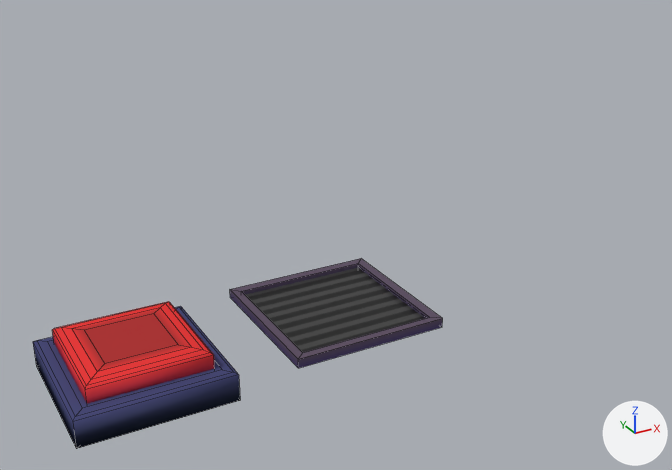
Before and after pictures for a commit that changed the Blender file ModelFiles/InteractableObjects.blend.
Camera for both pictures: a 50 mm camera at (-4.45, -9.98, 6.22) aimed at (1.08, 0.07, 1.19). The axes (+X, +Y, +Z) are drawn at lower right. The lights are the same throughout. Mesh edges are drawn as thin lines.

The older version as bpy lines, for what is in view:
```python
me_cube = bpy.data.meshes.new('Cube')
me_cube.from_pydata(...)  # 20 vertices, 18 faces; spans x -1.0..1.0, y -1.0..1.0, z -1.0..1.0
me_cube.polygons.foreach_set('use_smooth', [True] * 18)
me_cube.materials.append(mat_material)  # picture img_finalgame_pallete_png
me_cube_001 = bpy.data.meshes.new('Cube.001')
me_cube_001.from_pydata(...)  # 24 vertices, 22 faces; spans x -0.78..0.78, y -0.78..0.78, z 0.0..2.25
me_cube_001.polygons.foreach_set('use_smooth', [True] * 22)
me_cube_001.materials.append(mat_material)  # picture img_finalgame_pallete_png
me_plane_001 = bpy.data.meshes.new('Plane.001')
me_plane_001.from_pydata(...)  # 16 vertices, 16 faces; spans x -1.09..1.09, y -1.09..1.09, z -0.07..0.07
me_plane_001.materials.append(mat_material)  # picture img_finalgame_pallete_png
ob_button = bpy.data.objects.new('Button', me_cube)
ob_button.location = (-1.84, 0.0, 0.0)
ob_button.scale = (1.0, 1.0, 0.206)
ob_buttontop = bpy.data.objects.new('ButtonTop', me_cube_001)
ob_buttontop.parent = ob_button
ob_buttontop.matrix_parent_inverse = Matrix(((1.0, 0.0, 0.0, 0.0), (0.0, 1.0, 0.0, 0.0), (0.0, 0.0, 4.866, 0.0), (0.0, 0.0, 0.0, 1.0)))
ob_buttontop.location = (0.0, 0.0, 0.0)
ob_buttontop.scale = (1.0, 1.0, 0.206)
ob_grate = bpy.data.objects.new('Grate', me_plane_001)
ob_grate.location = (1.06, 0.11, 0.08)
# also in view: 'GratePlane' at (1.04, 0.11, 0.07)
```
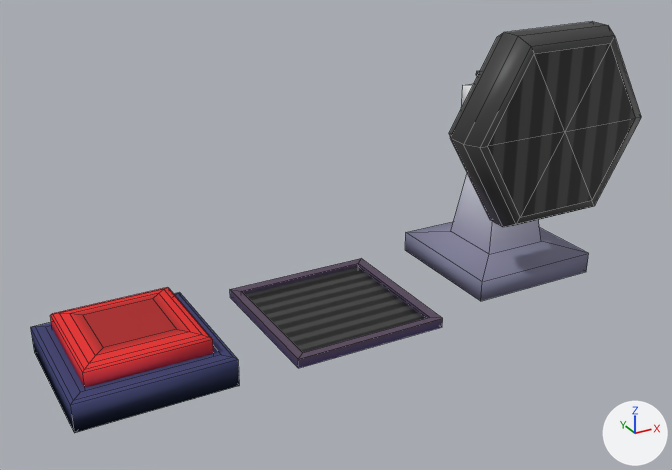
Changed parts and their boxes [x1, y1, x2, y2] in the pictures (672 x 470 px):
'Fan_Shield', added (black): after [449, 21, 641, 227]
'Button', moved: before [33, 306, 240, 449]; after [31, 292, 239, 433]
'ButtonTop', moved: before [52, 302, 215, 403]; after [50, 287, 214, 388]
'Fan_base', added: after [405, 174, 589, 301]
'Fan_Motor', added: after [461, 71, 480, 108]

The change, as a diff of the scene's bpy script:
```diff
--- a/ModelFiles/InteractableObjects.blend.py
+++ b/ModelFiles/InteractableObjects.blend.py
@@ me_cube_004 @@
+me_cube_004.from_pydata(...)  # 44 vertices, 42 faces; spans x 3.62..4.56, y -0.5..1.21, z 1.96..2.9
+me_cube_004.polygons.foreach_set('use_smooth', [True] * 42)
+me_cube_004.materials.append(mat_material)  # picture img_finalgame_pallete_png
@@ me_cube_003 @@
+me_cube_003.from_pydata(...)  # 39 vertices, 42 faces; spans x 2.53..5.57, y -0.92..-0.23, z 1.14..3.78
+me_cube_003.polygons.foreach_set('use_smooth', [True] * 42)
+me_cube_003.materials.append(mat_grate)  # picture img_grate_text_png
@@ me_cube_002 @@
+me_cube_002.from_pydata(...)  # 16 vertices, 13 faces; spans x -1.0..1.0, y -1.0..1.0, z -0.74..1.49
+me_cube_002.polygons.foreach_set('use_smooth', [True] * 13)
+me_cube_002.materials.append(mat_material)  # picture img_finalgame_pallete_png
@@ ob_button @@
 ob_button = bpy.data.objects.new('Button', me_cube)
-ob_button.location = (-1.84, 0.0, 0.0)
+ob_button.location = (-1.84, 0.0, 0.21)
 ob_button.scale = (1.0, 1.0, 0.206)
@@ ob_fan_motor @@
+ob_fan_motor = bpy.data.objects.new('Fan_Motor', me_cube_004)
+ob_fan_motor.location = (0.0, 0.0, 0.0)
@@ ob_fan_shield @@
+ob_fan_shield = bpy.data.objects.new('Fan_Shield', me_cube_003)
+ob_fan_shield.location = (0.0, 0.0, 0.0)
@@ ob_fan_base @@
+ob_fan_base = bpy.data.objects.new('Fan_base', me_cube_002)
+ob_fan_base.location = (4.09, 0.42, 0.72)
```
